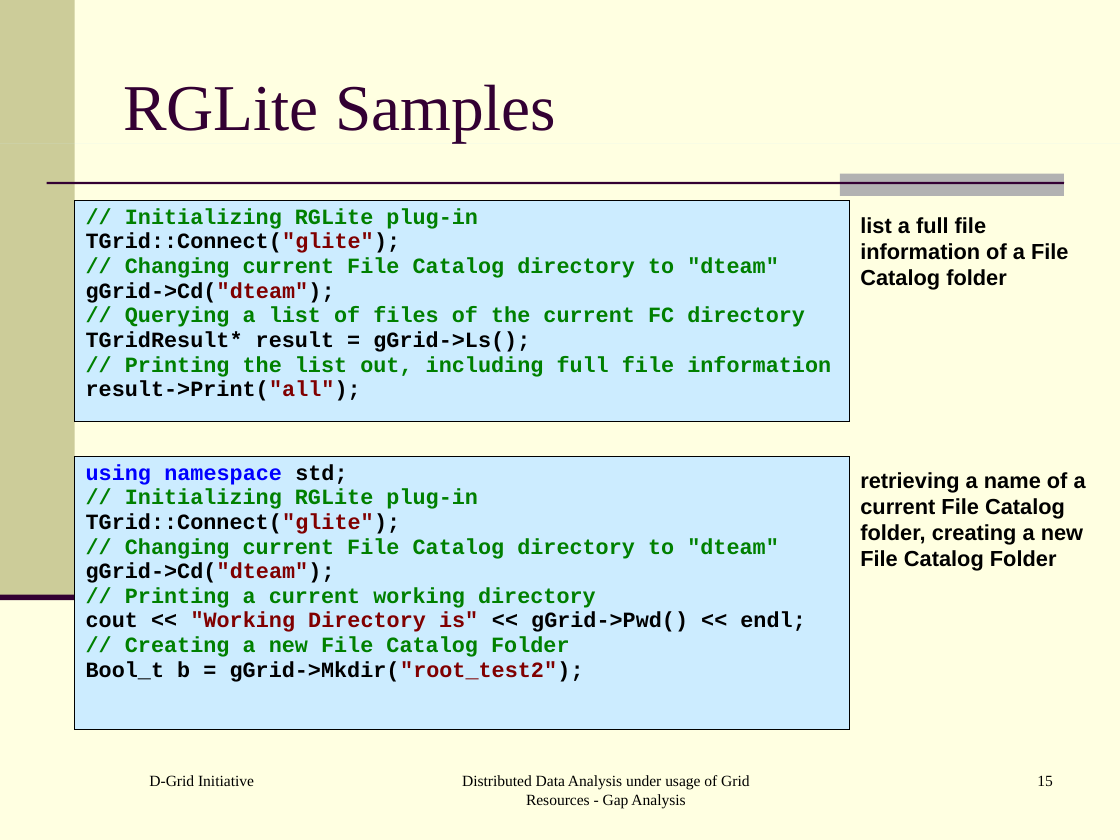
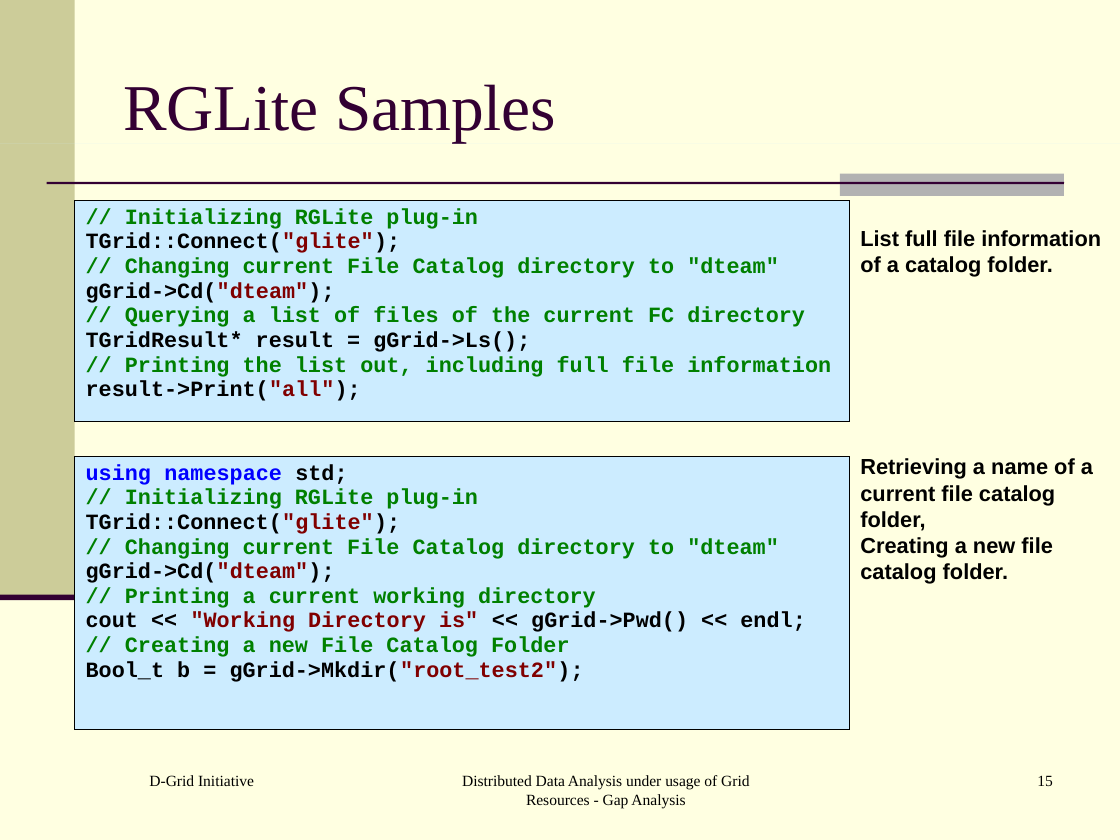
Before and after one commit to AnarManafov/PoDDocumentation, a slide deck: slide 15 of HEPCG-Workshops/2006-Nov/HEPCG-Workshops-2006-Nov.ppt. Drawn at 1120x840 pixels with LibreOffice and Linux fonts; fonts in the diff are those of the drawing. Boxes give left, top, right and bottom in pixels: in the first picture for what was removed or moved away, otherwise in the second. Text is boxed around its words. In the diff, an @@ line names an element or a change of style, - is before the commit and + after.

```diff
--- a/HEPCG-Workshops/2006-Nov/HEPCG-Workshops-2006-Nov.ppt
+++ b/HEPCG-Workshops/2006-Nov/HEPCG-Workshops-2006-Nov.ppt
@@ text at <box>860,230,1101,277</box>: text changed @@
-list a full file information of a File Catalog folder
+List full file information of a catalog folder.
@@ text at <box>860,458,1093,584</box>: text changed @@
-retrieving a name of a current File Catalog folder, creating a new File Catalog Folder
+Retrieving a name of a current file catalog folder,
+Creating a new file catalog folder.
```
Also in this commit, not shown: 7 other slides changed.
